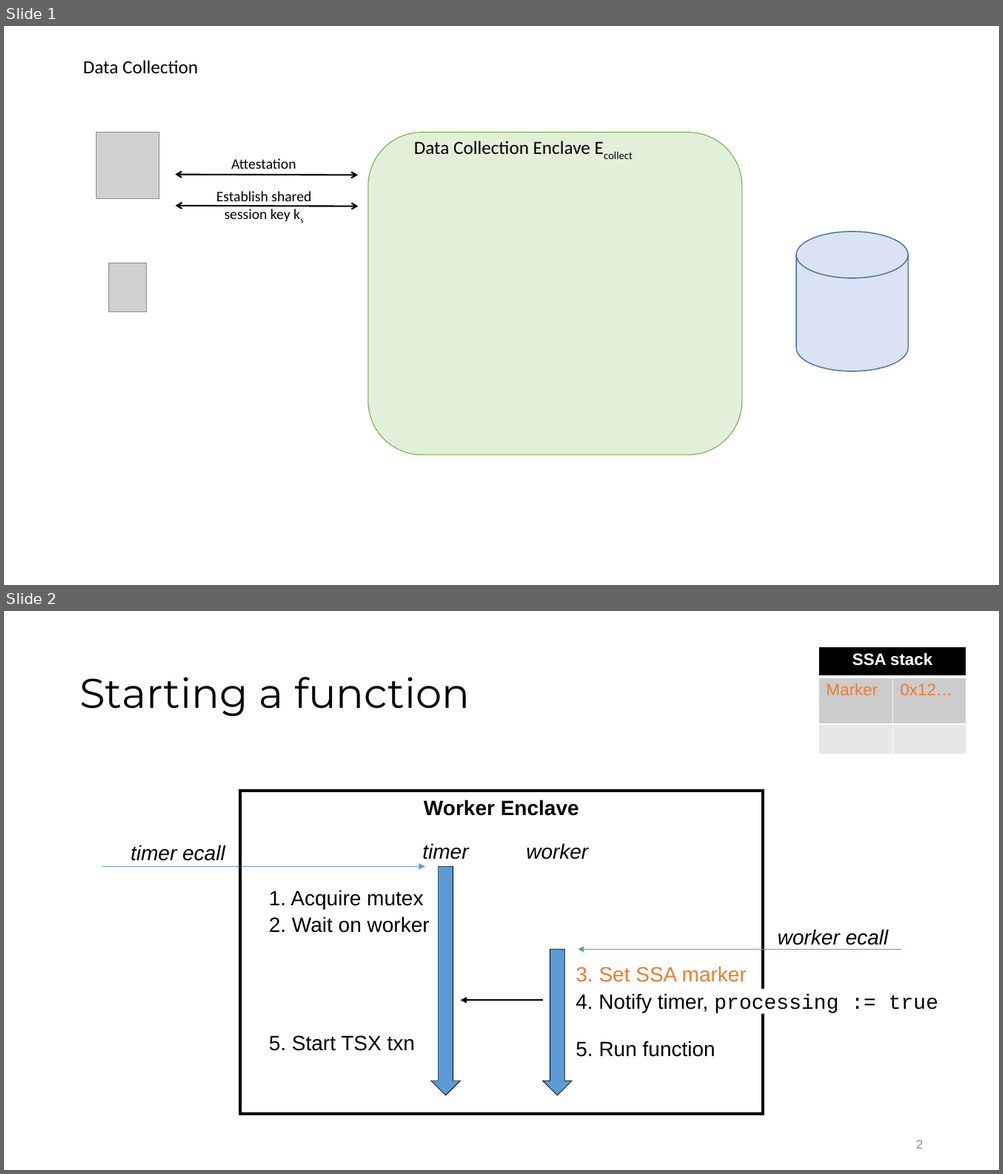
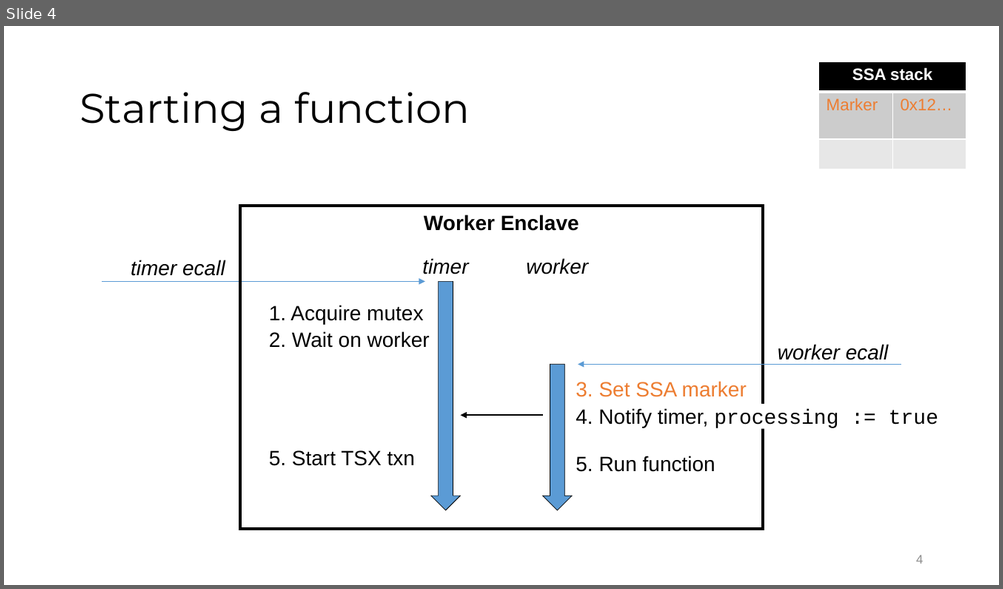
Before and after one commit to loretanr/dp-gbdt, a slide deck: resources/writing/template.pptx. Shown one above the other, each under a label of ours: slides 1 and 2 before the commit, slide 4 after it. The pictures are 1003x1174 and 1003x589 pixels, drawn with LibreOffice and Linux fonts; fonts in the diff are those of the drawing; grey boxes stand for pictures. Boxes give left, top, right and bottom in pixels: in the first picture for what was removed or moved away, otherwise in the second. Text is boxed around its words. In the diff, an @@ line names an element or a change of style, - is before the commit and + after.

```diff
--- a/resources/writing/template.pptx
+++ b/resources/writing/template.pptx
@@ slide 1 removed at [4,26,999,585], background #FFFFFF @@
@@ text removed at [83,60,198,73] @@
-Data Collection
@@ picture removed at [96,133,159,199] @@
@@ rounded rectangle removed at [368,133,742,456] @@
@@ text removed at [231,158,296,169] @@
-Attestation
@@ text removed at [414,141,590,154] @@
-Data Collection Enclave Ecollect
@@ double arrow removed from (175, 175) to (358, 175) @@
@@ text removed at [216,191,311,221] @@
-Establish shared session key ks
@@ double arrow removed from (176, 206) to (358, 207) @@
@@ cylinder removed at [797,232,908,372] @@
@@ picture removed at [108,263,146,312] @@
@@ what was slide 2 is now slide 4 @@
@@ page number at [916,555,922,564]: text changed @@
-2
+4
```
Also in this commit, not shown: 3 slides added, 2 other files.
